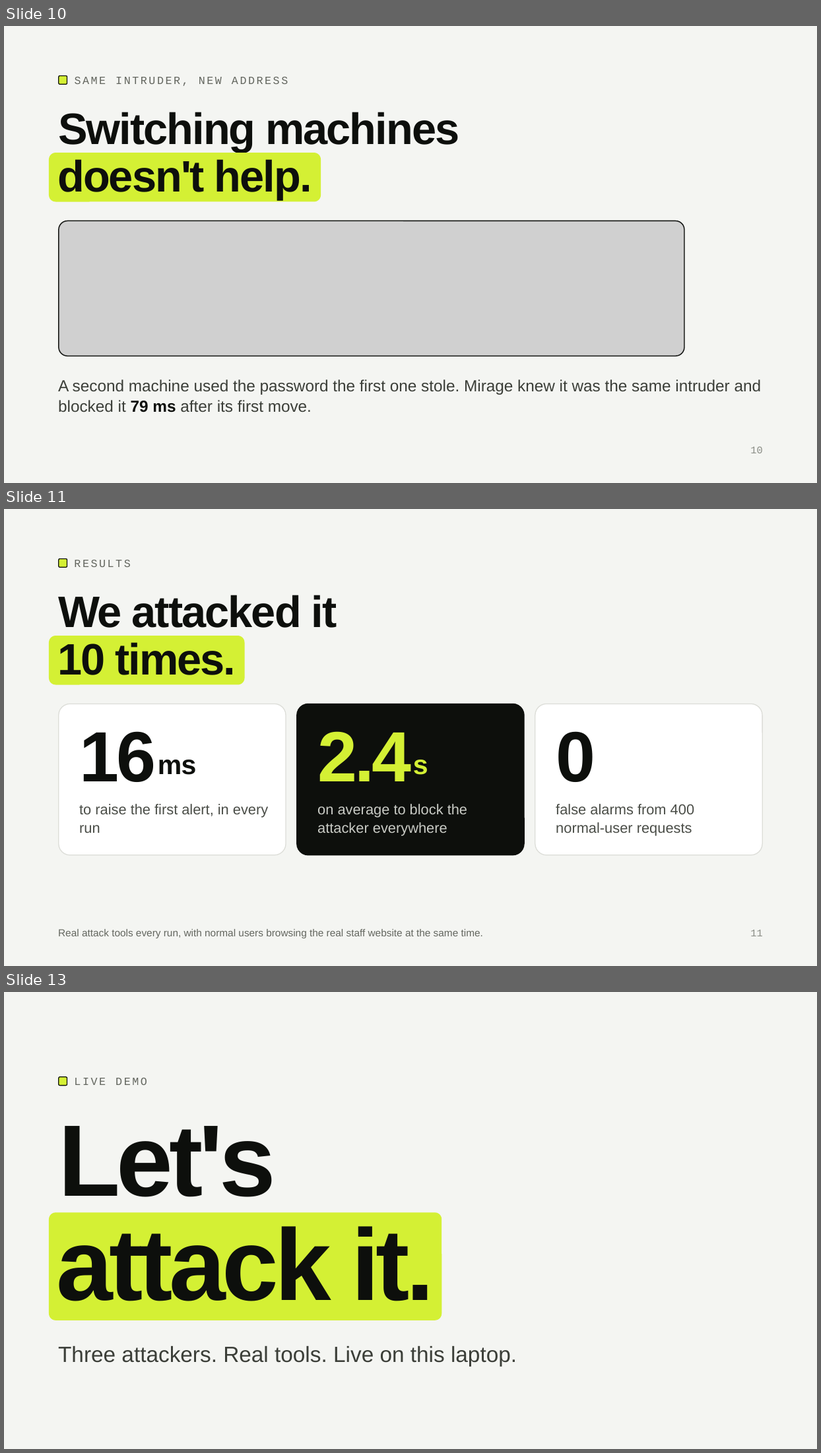
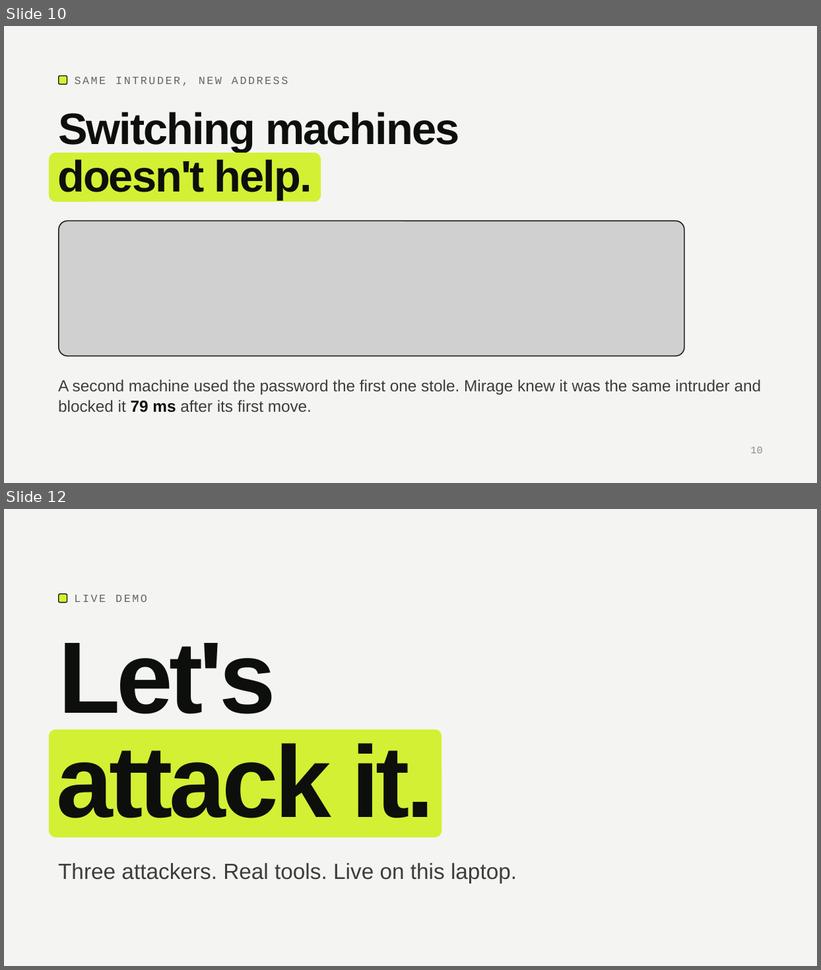
Before and after one commit to AmarWaqar-TSKLI/mirage, a slide deck: submissions/project-presentation/Group5_presentation.pptx. Shown one above the other, each under a label of ours: slides 10, 11 and 13 before the commit, slides 10 and 12 after it; the slides between them are not shown. The pictures are 821x1453 and 821x970 pixels, drawn with LibreOffice and Linux fonts; fonts in the diff are those of the drawing; grey boxes stand for pictures. Boxes give left, top, right and bottom in pixels: in the first picture for what was removed or moved away, otherwise in the second. Text is boxed around its words. In the diff, an @@ line names an element or a change of style, - is before the commit and + after.

Commit message:
Drop the results slide

```diff
--- a/submissions/project-presentation/Group5_presentation.pptx
+++ b/submissions/project-presentation/Group5_presentation.pptx
@@ slide 11 removed at bbox=[4, 509, 817, 966], background #F4F5F2 @@
@@ rounded rectangle removed at bbox=[59, 559, 67, 568] @@
@@ text removed at bbox=[74, 560, 130, 567] @@
-RESULTS
@@ text removed at bbox=[58, 595, 337, 628] @@
-We attacked it
@@ freeform shape removed at bbox=[49, 636, 245, 685] @@
-10 times.
@@ rounded rectangle removed at bbox=[59, 704, 286, 855] @@
@@ rounded rectangle removed at bbox=[297, 704, 524, 855] @@
@@ rounded rectangle removed at bbox=[535, 704, 763, 855] @@
@@ text removed at bbox=[79, 731, 156, 782] @@
-16
@@ text removed at bbox=[318, 731, 411, 782] @@
-2.4
@@ text removed at bbox=[556, 731, 595, 782] @@
-0
@@ text removed at bbox=[158, 760, 197, 775] @@
-ms
@@ text removed at bbox=[413, 760, 428, 775] @@
-s
@@ text removed at bbox=[79, 804, 268, 833] @@
-to raise the first alert, in every run
@@ text removed at bbox=[318, 804, 467, 836] @@
-on average to block the attacker everywhere
@@ text removed at bbox=[556, 804, 694, 836] @@
-false alarms from 400 normal-user requests
@@ text removed at bbox=[58, 929, 483, 939] @@
-Real attack tools every run, with normal users browsing the real staff website at the same time.
@@ text removed at bbox=[750, 930, 762, 937] @@
-11
@@ what was slide 13 is now slide 12 @@
```
Also in this commit, not shown: 1 slide changed.
